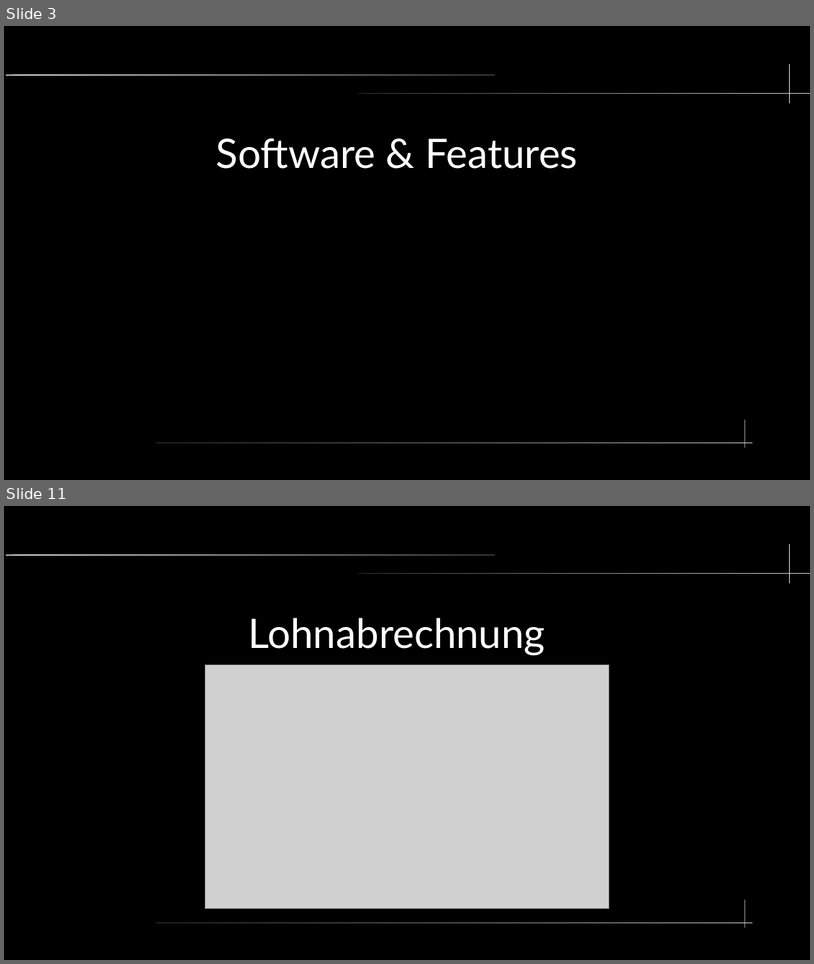
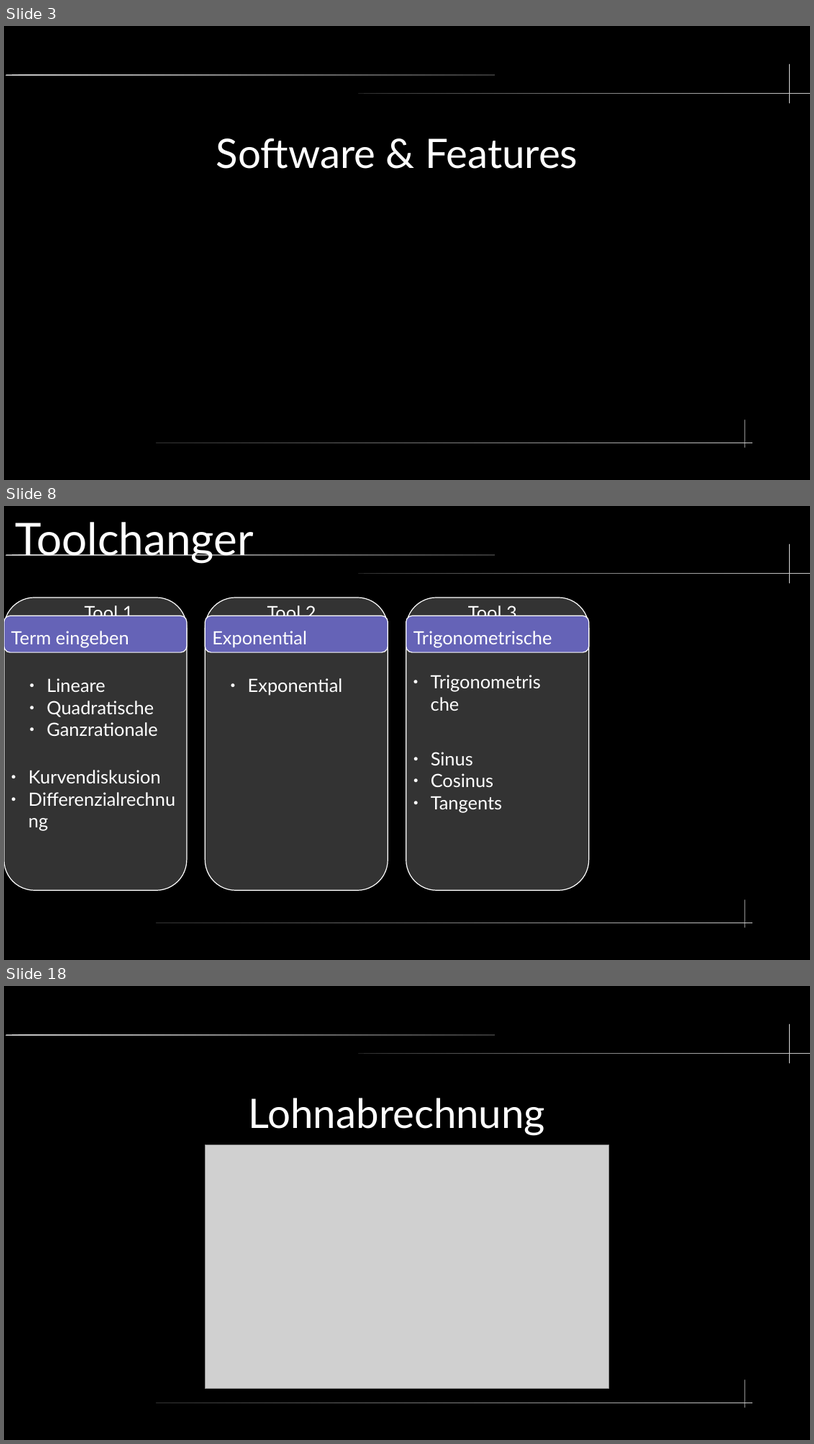
Before and after one commit to hyperbel/MatheProjekt22_23, a slide deck: Doc/Präsi/Präsentation.odp. Shown one above the other, each under a label of ours: slides 3 and 11 before the commit, slides 3, 8 and 18 after it; the slides between them are not shown. The pictures are 814x964 and 814x1444 pixels, drawn with LibreOffice and Linux fonts; fonts in the diff are those of the drawing; grey boxes stand for pictures; background and template pictures are left out. Boxes give left, top, right and bottom in pixels: in the first picture for what was removed or moved away, otherwise in the second. Text is boxed around its words. In the diff, an @@ line names an element or a change of style, - is before the commit and + after.

```diff
--- a/Doc/Präsi/Präsentation.odp
+++ b/Doc/Präsi/Präsentation.odp
@@ slide 8 added at (4, 506, 810, 960), background #000000; not listed: 5 template elements that a slide beside it also shows @@
@@ title added at (16, 522, 254, 564), 44 pt, text #FFFFFF @@
+Toolchanger
@@ freeform shape added at (4, 597, 187, 890), fill #333333, outline #FFFFFF 0.85 pt @@
@@ text added at (85, 603, 134, 622), 18 pt, text #FFFFFF @@
+Tool 1
@@ freeform shape added at (205, 597, 388, 890), fill #333333, outline #FFFFFF 0.85 pt @@
@@ text added at (268, 603, 316, 622), 18 pt, text #FFFFFF @@
+Tool 2
@@ freeform shape added at (406, 597, 589, 890), fill #333333, outline #FFFFFF 0.85 pt @@
@@ text added at (468, 603, 517, 622), 18 pt, text #FFFFFF @@
+Tool 3
@@ rounded rectangle added at (4, 615, 187, 652), fill #6563B7, outline #FFFFFF 0.85 pt @@
@@ text added at (11, 631, 129, 648), 18 pt, text #FFFFFF @@
+Term eingeben
@@ rounded rectangle added at (205, 615, 388, 652), fill #6563B7, outline #FFFFFF 0.85 pt @@
@@ text added at (212, 631, 307, 648), 18 pt, text #FFFFFF @@
+Exponential
@@ rounded rectangle added at (406, 615, 589, 652), fill #6563B7, outline #FFFFFF 0.85 pt @@
@@ text added at (414, 631, 553, 648), 18 pt, text #FFFFFF @@
+Trigonometrische
@@ text added at (46, 678, 157, 736), 18 pt, text #FFFFFF @@
+● Lineare
+● Quadratische
+● Ganzrationale
@@ text added at (248, 678, 343, 695), 18 pt, text #FFFFFF @@
+● Exponential
@@ text added at (406, 667, 553, 718), 18 pt, text #FFFFFF @@
+● Trigonometrische
@@ text added at (431, 752, 502, 812), 18 pt, text #FFFFFF @@
+● Sinus
+● Cosinus
+● Tangents
@@ text added at (28, 770, 161, 783), 18 pt, text #FFFFFF @@
+● Kurvendiskusion
+● Differenzialrechnung
@@ what was slide 11 is now slide 18 @@
```
Also in this commit, not shown: 12 slides changed, 12 other slides added, 2 slides removed.
